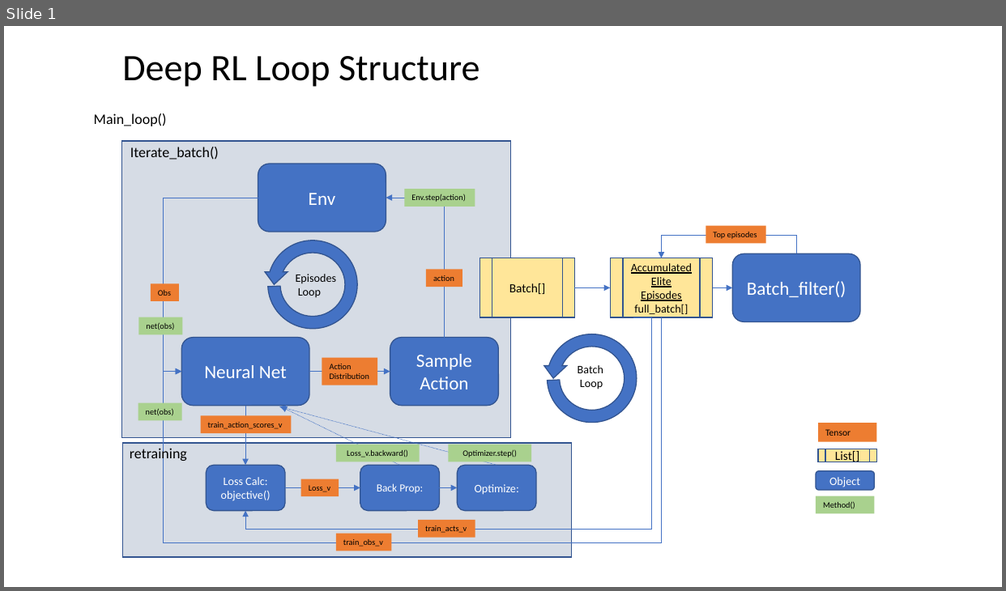
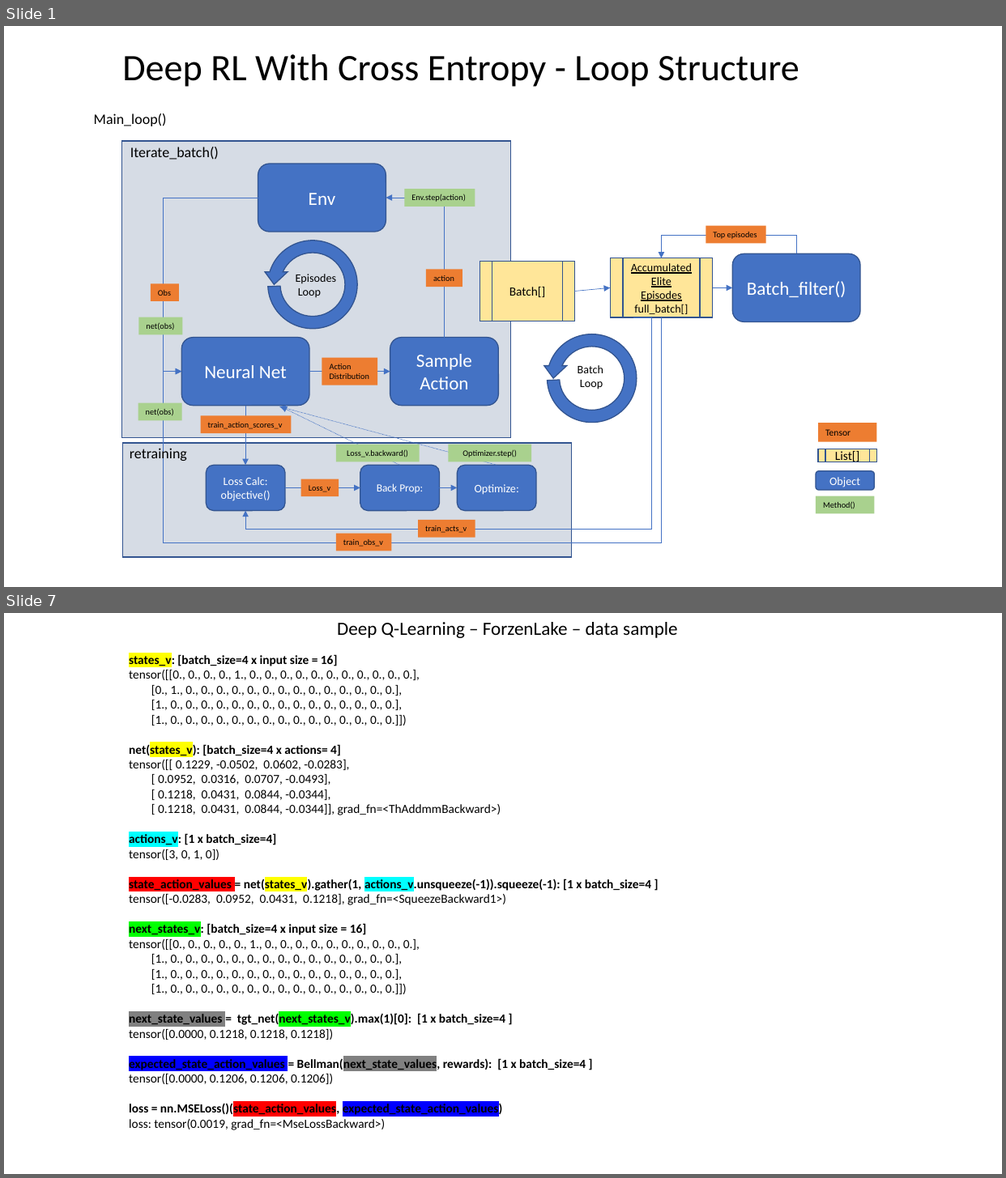
Before and after one commit to ilanreiter/DeepRL, a slide deck: Deep-Reinforcement-Learning-Hands-On-master/RL Data Flow v1.pptx. Shown one above the other, each under a label of ours: slide 1 before the commit, slides 1 and 7 after it; the slides between them are not shown. The pictures are 1006x591 and 1006x1178 pixels, drawn with LibreOffice and Linux fonts; fonts in the diff are those of the drawing. Boxes give left, top, right and bottom in pixels: in the first picture for what was removed or moved away, otherwise in the second. Text is boxed around its words. In the diff, an @@ line names an element or a change of style, - is before the commit and + after.

Commit message:
Adding DQN implementaiton for FrozenLake and CartPole

```diff
--- a/Deep-Reinforcement-Learning-Hands-On-master/RL Data Flow v1.pptx
+++ b/Deep-Reinforcement-Learning-Hands-On-master/RL Data Flow v1.pptx
@@ slide 7 added at (4, 613, 1002, 1174), background #FFFFFF @@
@@ text added at (337, 622, 677, 638), 18 pt, text #000000 @@
+Deep Q-Learning – ForzenLake – data sample
@@ text added at (129, 653, 651, 1131), 12 pt, text #000000 @@
+states_v: [batch_size=4 x input size = 16]
+tensor([[0., 0., 0., 0., 1., 0., 0., 0., 0., 0., 0., 0., 0., 0., 0., 0.],
+[0., 1., 0., 0., 0., 0., 0., 0., 0., 0., 0., 0., 0., 0., 0., 0.],
+[1., 0., 0., 0., 0., 0., 0., 0., 0., 0., 0., 0., 0., 0., 0., 0.],
+[1., 0., 0., 0., 0., 0., 0., 0., 0., 0., 0., 0., 0., 0., 0., 0.]])
+net(states_v): [batch_size=4 x actions= 4]
+tensor([[ 0.1229, -0.0502, 0.0602, -0.0283],
+[ 0.0952, 0.0316, 0.0707, -0.0493],
+[ 0.1218, 0.0431, 0.0844, -0.0344],
+[ 0.1218, 0.0431, 0.0844, -0.0344]], grad_fn=<ThAddmmBackward>)
+actions_v: [1 x batch_size=4]
+tensor([3, 0, 1, 0])
+state_action_values = net(states_v).gather(1, actions_v.unsqueeze(-1)).squeeze(-1): [1 x batch_size=4 ]
+tensor([-0.0283, 0.0952, 0.0431, 0.1218], grad_fn=<SqueezeBackward1>)
+next_states_v: [batch_size=4 x input size = 16]
+tensor([[0., 0., 0., 0., 0., 1., 0., 0., 0., 0., 0., 0., 0., 0., 0., 0.],
+[1., 0., 0., 0., 0., 0., 0., 0., 0., 0., 0., 0., 0., 0., 0., 0.],
+[1., 0., 0., 0., 0., 0., 0., 0., 0., 0., 0., 0., 0., 0., 0., 0.],
+[1., 0., 0., 0., 0., 0., 0., 0., 0., 0., 0., 0., 0., 0., 0., 0.]])
+next_state_values = tgt_net(next_states_v).max(1)[0]: [1 x batch_size=4 ]
+tensor([0.0000, 0.1218, 0.1218, 0.1218])
+expected_state_action_values = Bellman(next_state_values, rewards): [1 x batch_size=4 ]
+tensor([0.0000, 0.1206, 0.1206, 0.1206])
+loss = nn.MSELoss()(state_action_values, expected_state_action_values)
+loss: tensor(0.0019, grad_fn=<MseLossBackward>)
@@ slide 1 changed as well @@
@@ text at (122, 54, 799, 87): text changed @@
-Deep RL Loop Structure
+Deep RL With Cross Entropy - Loop Structure
@@ flow chart predefined process "Batch[]": place and size @@
-flow chart predefined process "Batch[]" at (480, 258, 574, 318)
+flow chart predefined process "Batch[]" at (480, 262, 574, 321)
@@ arrow moved from (574, 288) - (611, 288) to (574, 291) - (611, 288) @@
```
Also in this commit, not shown: 6 other slides added, 11 other files.
